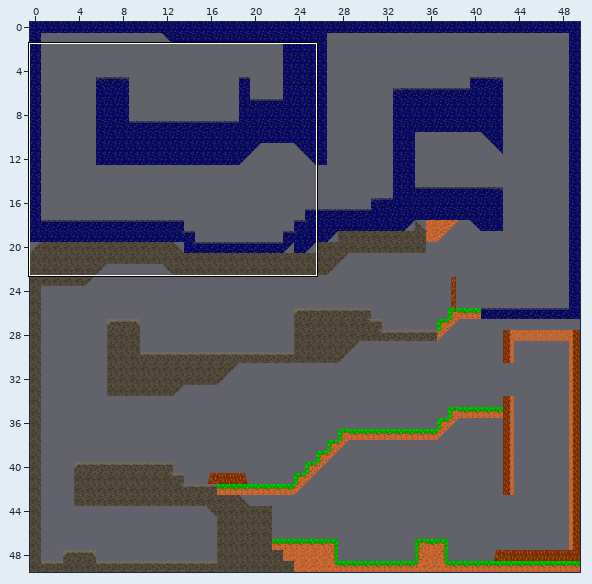
Two states of a Tiled map, assets/Level1.tmx. The picture above shows the old version from afar; the outline marks the close-up.
Close-up. Before:
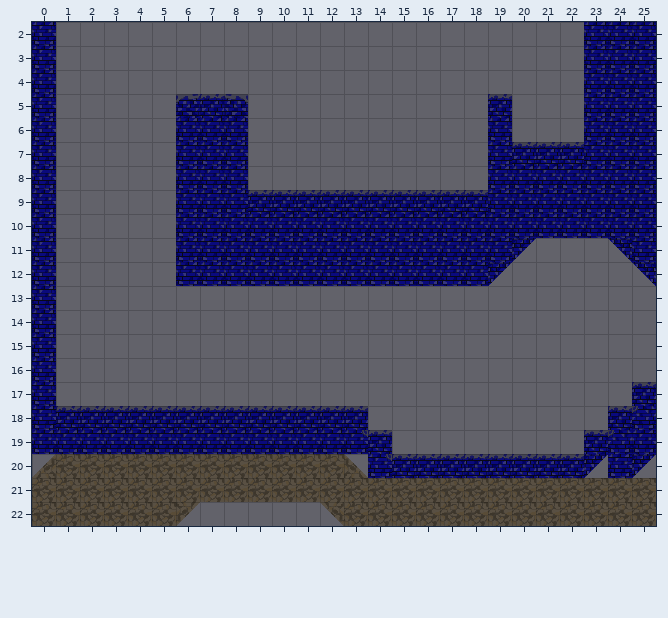
Cells are 32x32 px. Shown: x 0..25, y 2..22. The commit also changed other parts of the map, which this record leaves out.
The same view after the edit:
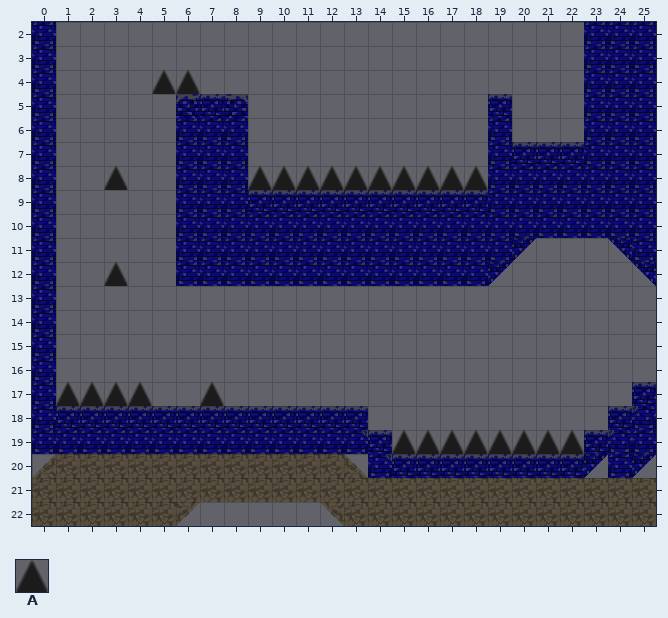
Key: from "TilesetUpdate": A 402.
_ is an empty cell, . an unchanged one.
Tiles of an added or newly shown layer are drawn over the layers below it.
Edits made:
--- layer "Pointe" (added)
@@ x 5..6 @@
- 4 __
+ 4 AA
@@ x 3..18 @@
- 8 _.....__________
+ 8 A.....AAAAAAAAAA
@@ x 3..3 @@
-12 _
+12 A
@@ x 1..7 @@
-17 ____.._
+17 AAAA..A
@@ x 15..22 @@
-19 ________
+19 AAAAAAAA
